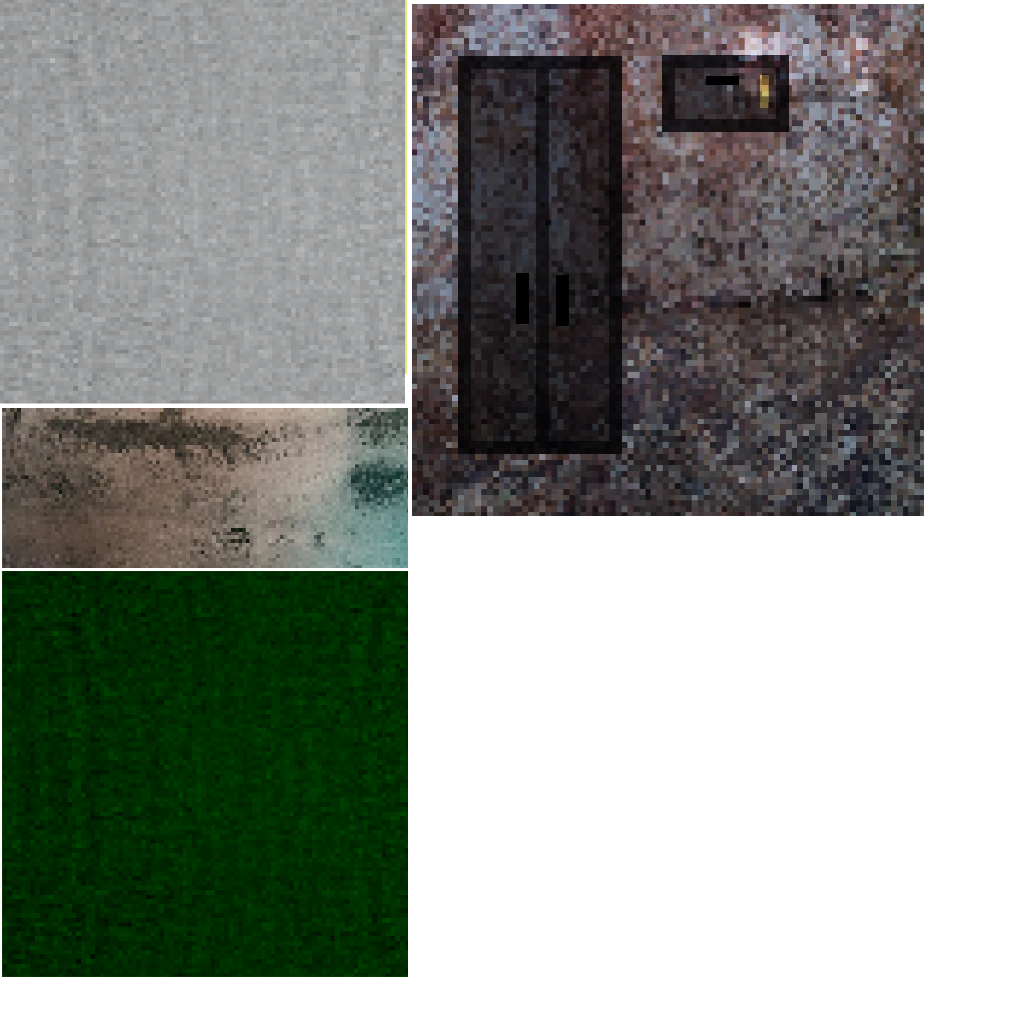
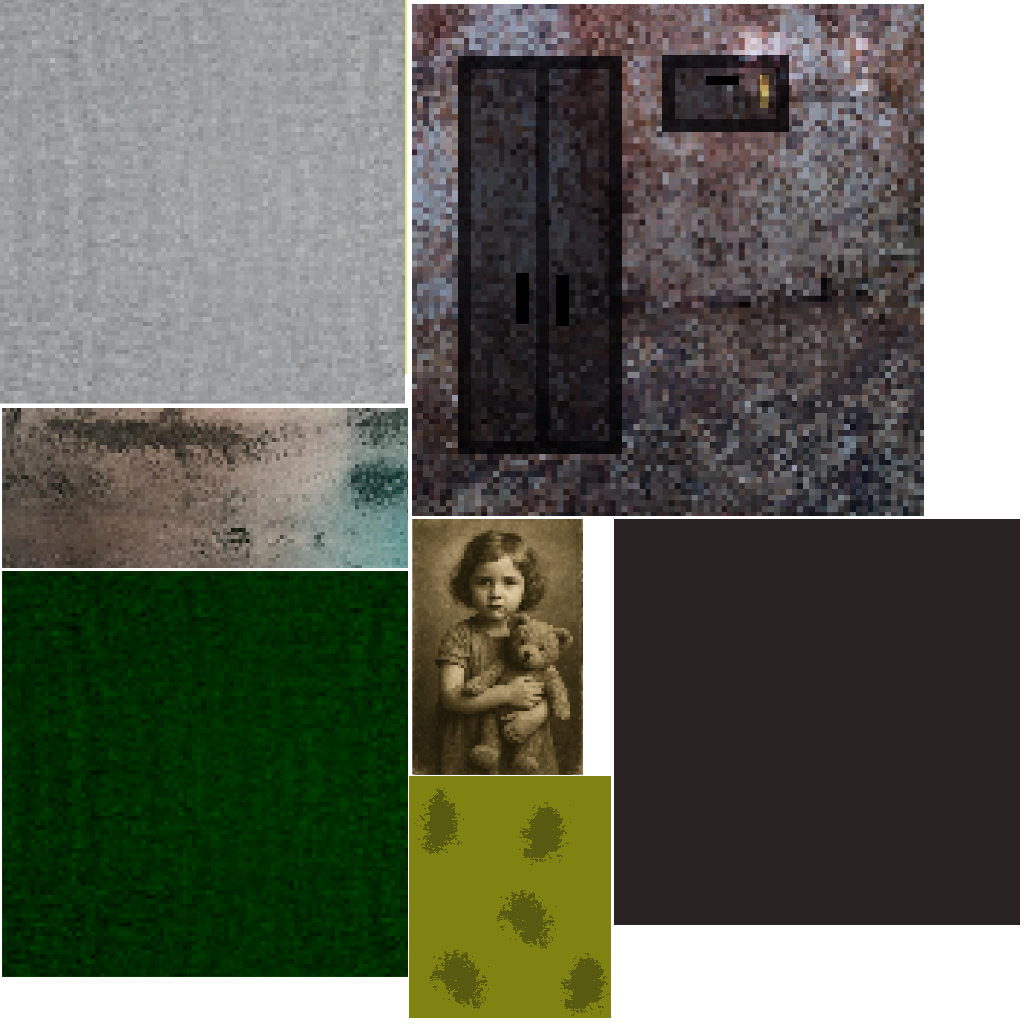
Two versions of the same layered image (1024 x 1024). Layer-by-layer changes:
added layer "foto1.png" above "cópia de Material-Verde" over [412, 519, 583, 775]
added layer "cópia de cópia de Camada2" (grain merge) above "bateria" over [614, 519, 1020, 925]
added layer "bateria" above "cópia de Camada2" over [409, 776, 611, 1018]
added layer "cópia de Camada2" above "Camada2" over [614, 519, 1020, 925]
